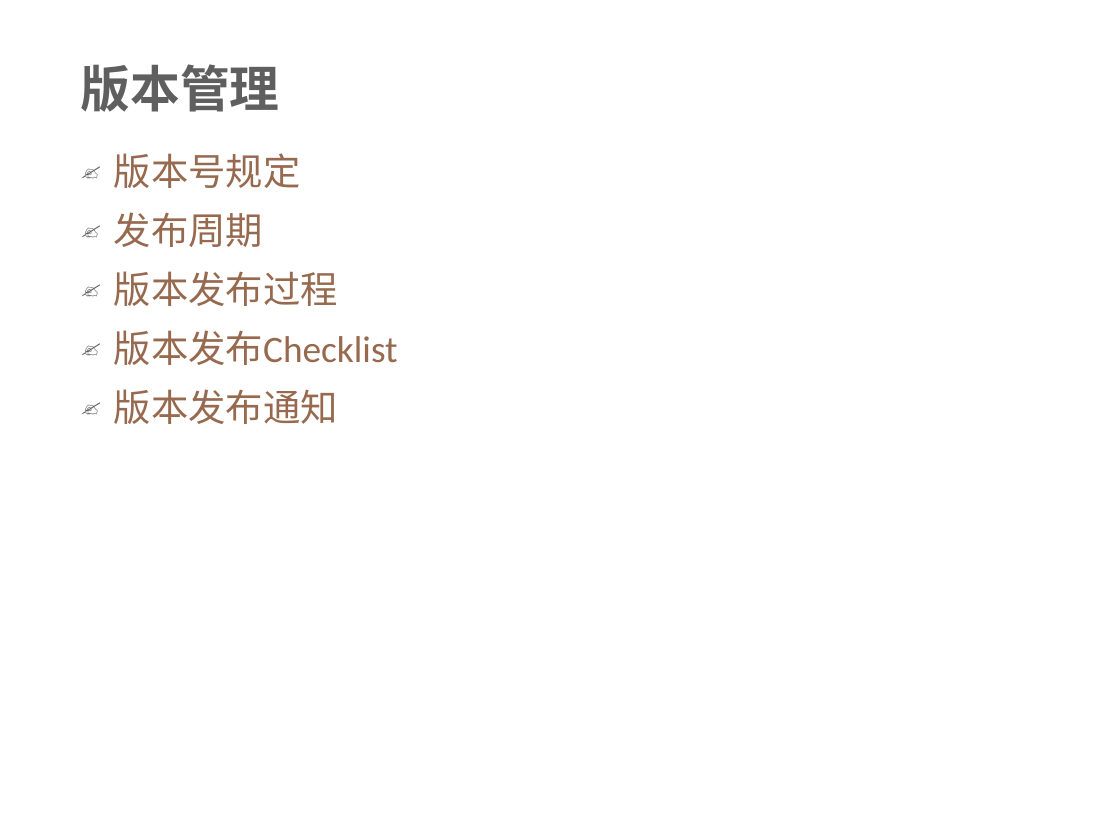
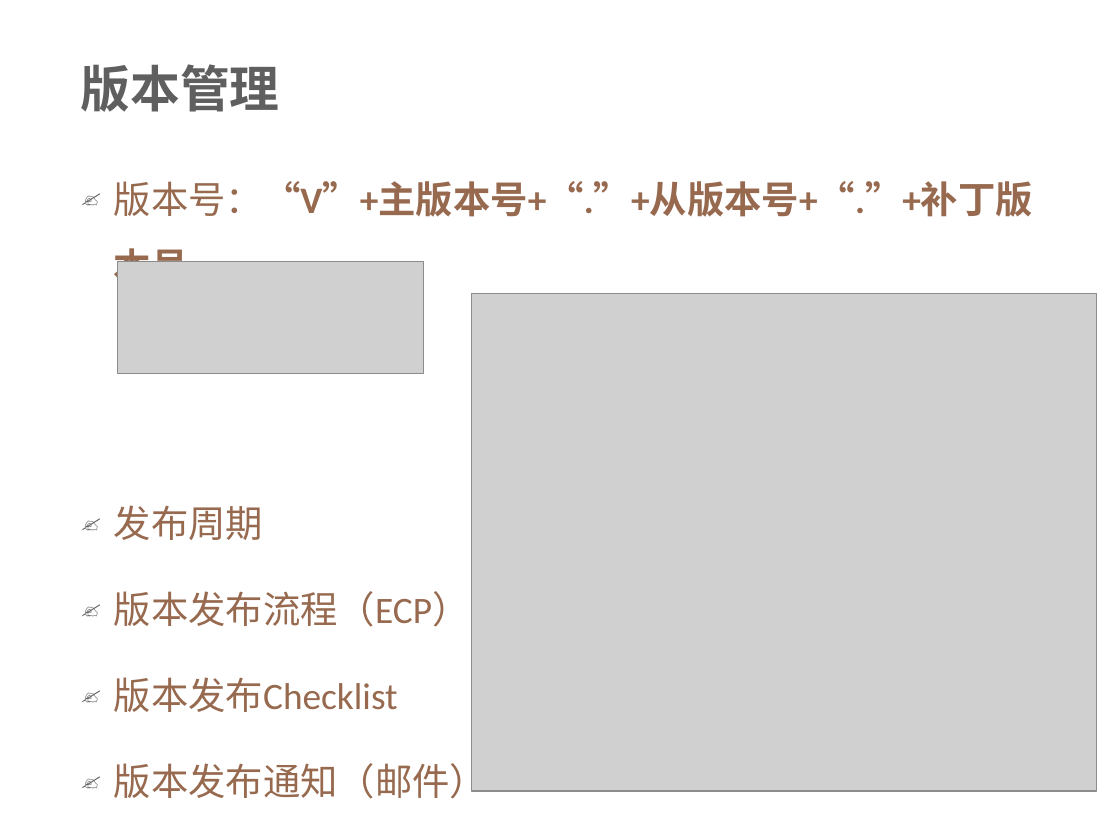
Before and after one commit to xianmomo/demo, a slide deck: slide 20 of 新员工入职指引/配置管理规范及要求.pptx (slide 18 before the commit). Drawn at 1120x840 pixels with LibreOffice and Linux fonts; fonts in the diff are those of the drawing; grey boxes stand for pictures; background and template pictures are left out. Boxes give left, top, right and bottom in pixels: in the first picture for what was removed or moved away, otherwise in the second. Text is boxed around its words. In the diff, an @@ line names an element or a change of style, - is before the commit and + after.

```diff
--- a/新员工入职指引/配置管理规范及要求.pptx
+++ b/新员工入职指引/配置管理规范及要求.pptx
@@ text at [114, 181, 1033, 290]: text changed; bold on @@
-✍ 版本号规定
+✍ 版本号：“V”+主版本号+“.”+从版本号+“.”+补丁版本号
@@ picture added at [118, 261, 423, 373] @@
@@ picture added at [472, 293, 1096, 791] @@
@@ text at [114, 505, 398, 712]: line spacing 0.9 to 1.5 @@
@@ text at [114, 591, 470, 627]: text changed @@
-✍ 版本发布过程
+✍ 版本发布流程（ECP）
@@ text at [114, 757, 487, 799]: text changed @@
-✍ 版本发布通知
+✍ 版本发布通知（邮件）
```
Also in this commit, not shown: 12 other slides changed, 8 slides added, 7 slides removed, 4 other files.
